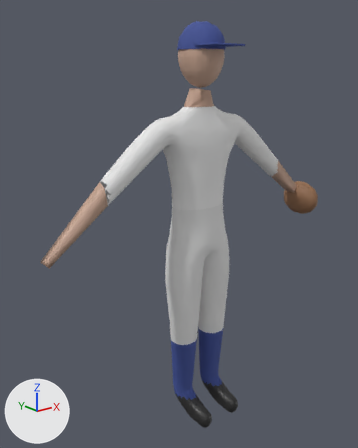
The glTF model assets/optimized/lod1/player_home.glb as it was, and as the next commit left it.
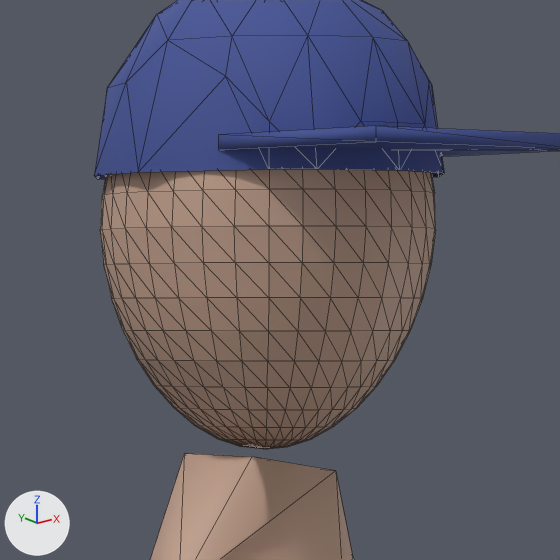
Each version appears first whole from a camera (50 mm lens) standing at (-1.467, -1.691, 1.678) and looking at (-0.075, 0.048, 0.982), and next in a close-up on the part from 46% to 68% of the width and 6% to 23% of the height. The axes (+X, +Y, +Z) are drawn at lower left. The lights are the same throughout. The older version's two pictures come first. The close-ups show mesh edges as thin lines. Vertices at exactly the same position are counted once.

The scene before the commit, as lines of its bpy script (objects in view):
```python
me_body_001 = bpy.data.meshes.new('Body.001')
me_body_001.from_pydata(...)  # 1355 vertices, 2653 faces; spans x -0.77..0.78, y -0.21..0.1, z -0.01..1.85
# faces by material slot: [1255, 494, 330, 272, 302]
me_body_001.materials.append(mat_skin)
me_body_001.materials.append(mat_uniform_jersey)
me_body_001.materials.append(mat_uniform_pants)
me_body_001.materials.append(mat_uniform_socks)
me_body_001.materials.append(mat_cleats)  # black #272727
me_gear_cap = bpy.data.meshes.new('Gear_Cap')
me_gear_cap.from_pydata(...)  # 57 vertices, 96 faces; spans x -0.098..0.098, y -0.188..0.106, z 1.755..1.867
me_gear_cap.materials.append(mat_cap)
ob_body = bpy.data.objects.new('Body', me_body_001)
ob_body.location = (0.0, 0.0, 0.0)
ob_gear_cap = bpy.data.objects.new('Gear_Cap', me_gear_cap)
ob_gear_cap.location = (0.0, 0.0, 0.0)
```
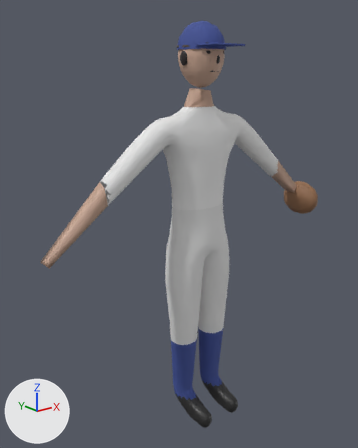
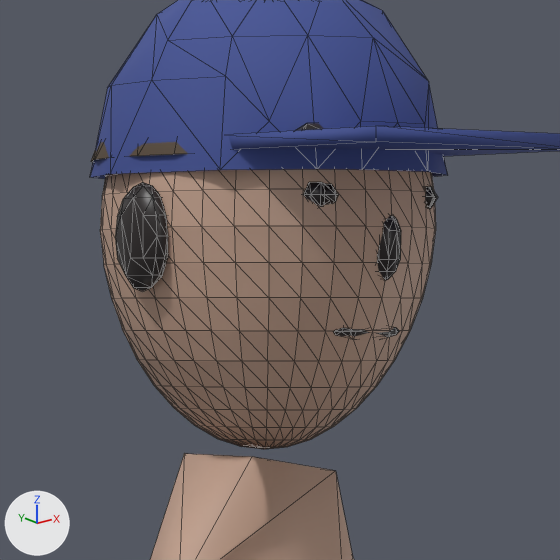
What differs and where, as boxes [x1, y1, x2, y2] in the close-ups (560 x 560 px; the box of a moved part takes in the faces that stretch with it):
'Gear_Cap', reshaped: before [94, 0, 560, 179]; after [90, 0, 560, 179]
'Face_Details', added: after [115, 123, 438, 337]
'Face_Hair', added (brown): after [91, 142, 188, 162]
part 1 of me_gear_cap, moved or reshaped: before [94, 0, 444, 179]; after [90, 0, 448, 179]

The change in detail:
Material 'hair' (mat_hair) is new.
Its base color is (0.09, 0.06, 0.035) (brown #554535).
Its roughness is 0.7.
Material 'face_features' (mat_face_features) is new.
Its base color is (0.02, 0.015, 0.015) (black #272121).
Its roughness is 0.4.
me_gear_cap is used by ob_gear_cap; location (0.0, 0.0, 0.0).
me_gear_cap had 57 vertices, 96 faces and spanned x -0.098..0.098, y -0.188..0.106, z 1.755..1.867.
me_gear_cap now has 57 vertices, 96 faces and spans x -0.095..0.095, y -0.188..0.103, z 1.755..1.867.
Part 1, on me_gear_cap:
15 vertices are removed from x -0.098..0.098, y -0.122..0.106, z 1.755..1.867.
48 faces are deleted.
1 vertex moves from x 0.069, y 0.073, z 1.755 to x 0.085, y 0.049, z 1.755.
15 vertices are added at x -0.095..0.095, y -0.118..0.102, z 1.755..1.867.
48 new faces join them.
Mesh me_face_hair is new.
It has 56 vertices, 86 faces and spans x -0.094..0.094, y -0.112..0.108, z 1.764..1.856.
It uses material mat_hair (brown #554535).
Mesh me_face_details is new.
It has 272 vertices, 504 faces and spans x -0.101..0.101, y -0.121..0.017, z 1.663..1.781.
It uses material mat_face_features (black #272121).
Object 'Face_Hair' (ob_face_hair) is new; it shows me_face_hair.
Its location is (0.0, 0.0, 0.0).
Object 'Face_Details' (ob_face_details) is new; it shows me_face_details.
Its location is (0.0, 0.0, 0.0).
